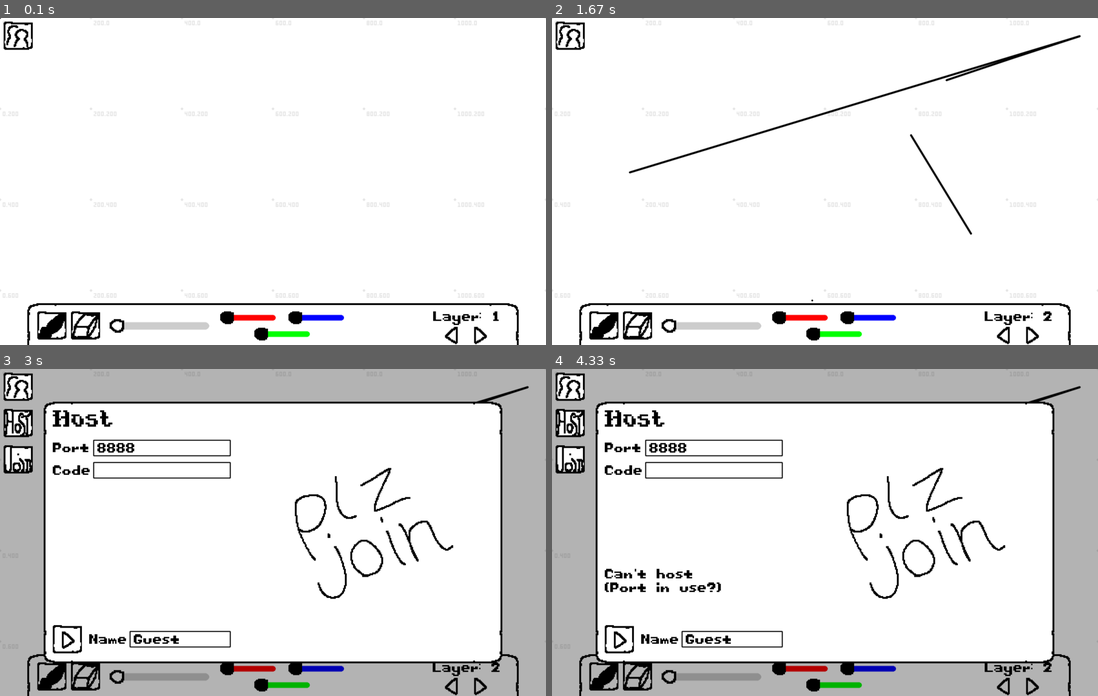
Above: before the commit, frames 1-4 (two rows, left to right).
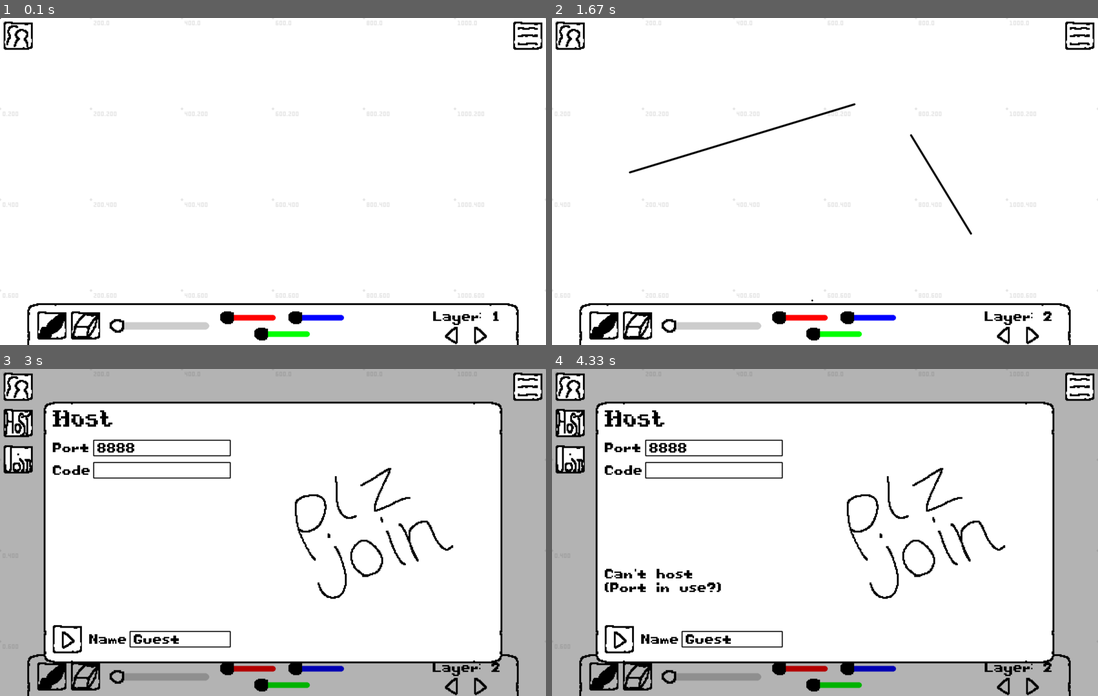
Above: after the commit, the same moments.

Repository: lolcerdef/drawingBoardThingy
Game: LÖVE game, started from main.lua
The game is run twice, just before and just after one commit, with the same random seed, the same clock (stepped at 60 frames per second) and the same inputs.
Inputs (mouse positions are in pixels of both pictures, inside the frame that each line leads up to):
- Up to frame 1 (0.1 s): no input
- Up to frame 2 (1.67 s): press the mouse at (1081, 37) at 0.37 s; move the mouse to (1010, 57) at 0.47 s; release the mouse at (945, 80) at 0.6 s; press the mouse at (1081, 37) at 0.7 s; move the mouse to (852, 103) at 0.8 s; release the mouse at (628, 171) at 0.93 s; press the mouse at (1032, 331) at 1.03 s; move the mouse to (972, 233) at 1.13 s; release the mouse at (912, 135) at 1.27 s; press the mouse at (803, 318) at 1.37 s; move the mouse to (808, 309) at 1.47 s; release the mouse at (814, 299) at 1.6 s
- Up to frame 3 (3 s): click "0.0" at 1.72 s; press the mouse at (16, 424) at 2.03 s; move the mouse to (87, 463) at 2.13 s; release the mouse at (152, 506) at 2.27 s; click (152, 470) at 2.38 s; press the mouse at (158, 676) at 2.7 s; move the mouse to (267, 660) at 2.8 s; release the mouse at (371, 640) at 2.93 s
- Up to frame 4 (4.33 s): click (633, 646) at 3.05 s; press the mouse at (710, 676) at 3.37 s; move the mouse to (677, 594) at 3.47 s; release the mouse at (644, 509) at 3.6 s

The runs differ from the first frame. In frame 1, 0.2% of the frame differs, in the area x 94-100%, y 1-10%; in frame 2, 0.7%, in the area x 55-100%, y 1-27%; in frame 3, 0.5%; in frame 4, 0.5%.

Commit message:
more ui

Diff:
--- a/main.lua
+++ b/main.lua
@@ -4,7 +4,6 @@
 things to add:
 - see others cursor and color (plus name under cursor)
 - go to coordinate
-- zoom
 - export/import
 ]]
 
@@ -34,7 +33,9 @@
 	}
 	love.mouse.setCursor(cursors.brush)
 	multiplayerDialog = false
+	menuDialog = false
 	mpDialogTab = 0
+	menuDialogTab = 0
 
 	mouse = {
 		lb = false,
@@ -47,7 +48,7 @@
 		wx = 0,
 		wy = 0,
 	}
-	pan = { x = 0, y = 0, sx = nil, sy = nil}
+	pan = { x = 0, y = 0, zoom = 1, sx = nil, sy = nil}
 	color = {0,0,0,1}
 	tool = 'brush'
 	toolBuffer = {}
@@ -104,9 +105,19 @@
 
 function love.update(dt)
 	net.update()
-	mouse.wx, mouse.wy = mouse.x - pan.x, mouse.y - pan.y
 
 	if not ui.hasMouse then
+		if mouse.sc ~= 0 then
+			local oldZoom = pan.zoom
+			local newZoom = helpers.clamp(oldZoom * 1.1 ^ mouse.sc, 0.1, 10)
+			local wx = (mouse.x - pan.x) / oldZoom
+			local wy = (mouse.y - pan.y) / oldZoom
+			pan.zoom = newZoom
+			pan.x = mouse.x - wx * newZoom
+			pan.y = mouse.y - wy * newZoom
+		end
+		mouse.wx = (mouse.x - pan.x) / pan.zoom
+		mouse.wy = (mouse.y - pan.y) / pan.zoom
 
 		if tool == 'brush' then
 			if mouse.lb then
@@ -159,8 +170,8 @@
 
 		if mouse.mb then
 			if pan.sx and pan.sy then
-				pan.x = mouse.x - pan.sx
-				pan.y = mouse.y - pan.sy
+				pan.x = mouse.x - pan.sx * pan.zoom
+				pan.y = mouse.y - pan.sy * pan.zoom
 			else
 				pan.sx = mouse.wx
 				pan.sy = mouse.wy
@@ -219,8 +230,8 @@
 function drawGrid()
 	local step = 200
 	local w, h = 1200, 720
-	local gx0, gx1 = math.floor(-pan.x / step), math.ceil((w - pan.x) / step)
-	local gy0, gy1 = math.floor(-pan.y / step), math.ceil((h - pan.y) / step)
+	local gx0, gx1 = math.floor(-pan.x / pan.zoom / step), math.ceil((w - pan.x) / pan.zoom / step)
+	local gy0, gy1 = math.floor(-pan.y / pan.zoom / step), math.ceil((h - pan.y) / pan.zoom / step)
 
 	love.graphics.setFont(fonts.num)
 	love.graphics.setColor(0.9, 0.9, 0.9, 1)
@@ -236,13 +247,15 @@
 
 function love.draw()
 	love.graphics.clear(1,1,1,1)
+	love.graphics.push()
 	love.graphics.translate(pan.x, pan.y)
+	love.graphics.scale(pan.zoom)
 	drawGrid()
 
 	for _, l in ipairs(layers) do
 		for _, d in ipairs(l) do
 			if d.type == 'line' then
-				if not (#d.points % 2) then goto skip end
+				if #d.points % 2 == 1 and #d.points ~= 0 then goto skip end
 				love.graphics.setColor(d.color)
 				if #d.points >= 4 then
 					love.graphics.setLineWidth(d.width)
@@ -256,13 +269,13 @@
 			::skip::
 		end
 	end
-	love.graphics.translate(-pan.x,-pan.y)
+	love.graphics.pop()
 
 	love.graphics.setColor(color)
 	if tool == 'brush' then
-		love.graphics.circle('fill', mouse.x, mouse.y, size/2)
+		love.graphics.circle('fill', mouse.x, mouse.y, size/2 * pan.zoom)
 	elseif tool == 'erase' then
-		helpers.dottedCirc(mouse.x, mouse.y, size/2, math.floor(size), 1)
+		helpers.dottedCirc(mouse.x, mouse.y, size/2 * pan.zoom, math.floor(size), 1)
 	end
 
 	love.graphics.setColor(1,1,1,1)
@@ -295,9 +308,12 @@
 	end)
 	ui.canInput = true
 
-	if multiplayerDialog then
+	if menuDialog or multiplayerDialog then
 		ui.drawbox(-72,-72, 18, 12, {0,0,0,0.3})
 		ui.drawbox(96,72, 14, 8)
+	end
+
+	if multiplayerDialog then
 		ui.button(8, 88, nil, sprites.icons.host, nil, function() mpDialogTab = 0 end)
 		ui.button(8, 168, nil, sprites.icons.join, nil, function() mpDialogTab = 1 end)
 
@@ -355,6 +371,15 @@
 			love.mouse.setCursor(cursors[tool])
 		end
 	end)
+
+	if menuDialog then
+		ui.button(196, 86, {0,0,0,0}, sprites.comingsoon)
+	end
+
+	ui.button(1128, 8, nil, sprites.icons.burger, nil, function()
+		menuDialog = not menuDialog
+	end)
+
 	ui.pendingText = ''
 	ui.pendingBackspaces = 0
 	mouse.pressed = false
--- a/preload/sprites.lua
+++ b/preload/sprites.lua
@@ -26,4 +26,6 @@
 	table.insert(sprites.random, love.graphics.newImage('assets/sprites/random/'..i..'.png'))
 end
 
+sprites.comingsoon = love.graphics.newImage('assets/sprites/ui/comingsoon.png')
+
 return sprites
Binary file added: assets/sprites/ui/comingsoon.png
